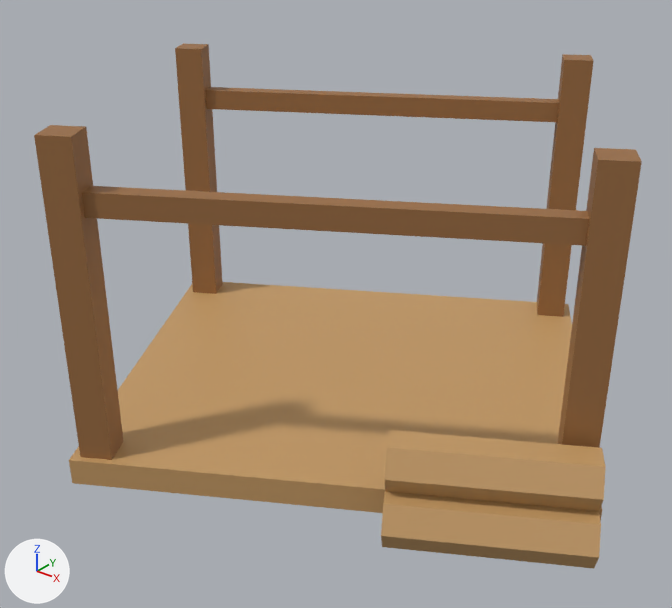
The glTF model art/models/site_small.glb as it was, and as the next commit left it.
Rendered twice from a camera (50 mm lens) standing at (0.61, -0.802, 0.61) and looking at (0.019, -0.062, 0.151). The lights are fixed; the arrows at lower left show +X, +Y and +Z. The first picture is the older version. Vertices at exactly the same position are counted once.

In view in the first picture: 'site_small'.
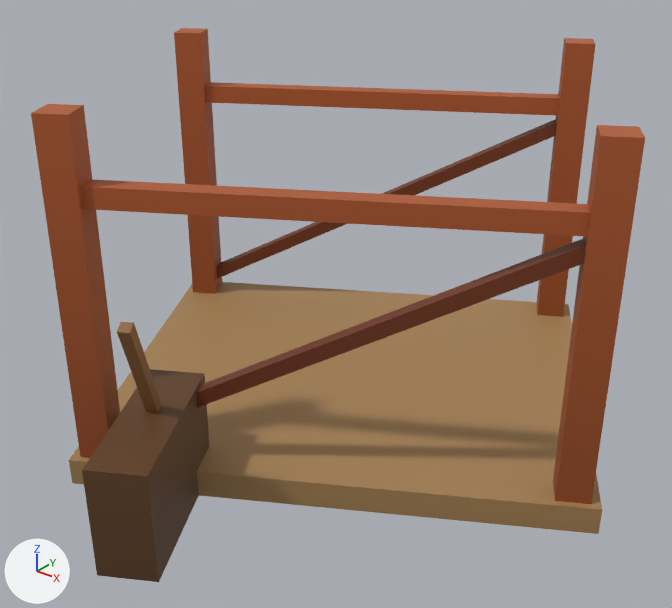
Boxes [x1, y1, x2, y2] around the edits, measured in the pictures (672 x 608 px; the box of a moved part takes in the faces that stretch with it):
'site_small', reshaped: before [34, 43, 642, 568]; after [31, 28, 645, 582]
part 1 of me_site_small, rebuilt: before [205, 87, 559, 122]; after [205, 82, 560, 116]
part 2 of me_site_small, deleted (brown): before [381, 492, 601, 568]
part 3 of me_site_small, deleted (brown): before [384, 430, 606, 511]
part 4 of me_site_small, built on: before [82, 186, 589, 246]; after [81, 119, 590, 582]
part 5 of me_site_small, moved or reshaped: before [175, 43, 223, 294]; after [174, 28, 223, 294]
part 6 of me_site_small, recoloured (orange to brown): before [34, 43, 642, 521]; after [31, 28, 645, 534]

The edits, one by one:
me_site_small is used by ob_site_small; location (0.0, 0.0, 0.0).
Verts and faces of me_site_small; kept vertices keep their numbers, new ones are numbered from 80.
Before the commit, vertices of me_site_small: 25 (-0.325, 0.033, 0.38) at pixel (175, 48), 27 (-0.343, 0.064, 0.38) at pixel (183, 43), 29 (-0.295, 0.051, 0.38) at pixel (201, 49), 31 (-0.312, 0.081, 0.38) at pixel (208, 44).
me_site_small had 80 vertices, 124 faces and spanned x -0.355..0.382, y -0.34..0.34, z 0.0..0.38.
me_site_small now has 88 vertices, 132 faces and spans x -0.355..0.355, y -0.414..0.34, z 0.0..0.4.
me_site_small part 1: the loose piece of 8 vertices spanning x -0.324..0.115, y 0.049..0.313, z 0.3..0.325 is rebuilt with 8 vertices and now spans x -0.324..0.115, y 0.048..0.314, z 0.309..0.331.
me_site_small part 2: the loose piece of 12 vertices spanning x 0.179..0.382, y -0.232..-0.08, z 0.004..0.056 is deleted.
me_site_small part 3: the loose piece of 12 vertices spanning x 0.169..0.372, y -0.214..-0.062, z 0.054..0.106 is deleted.
Part 4, on me_site_small:
4 vertices are removed from x -0.115..0.324, y -0.313..-0.049, z 0.3..0.325.
12 faces are deleted.
12 vertices in x -0.134..0.343, y -0.329..0.329, z 0.38 move by (0.0, 0.0, 0.02).
4 vertices move from x -0.115..0.324, y -0.313..-0.049, z 0.3..0.325 to x -0.115..0.324, y -0.314..-0.048, z 0.309..0.331.
36 vertices are added at x -0.326..0.326, y -0.414..0.313, z 0.0..0.331.
60 new faces join them.
Part 5, on me_site_small:
Vertices 25, 27, 29, 31 move by (0.0, 0.0, 0.02).
me_site_small part 6: 60 kept faces spanning x -0.355..0.355, y -0.34..0.34, z 0.0..0.4 get new vertex colours.
